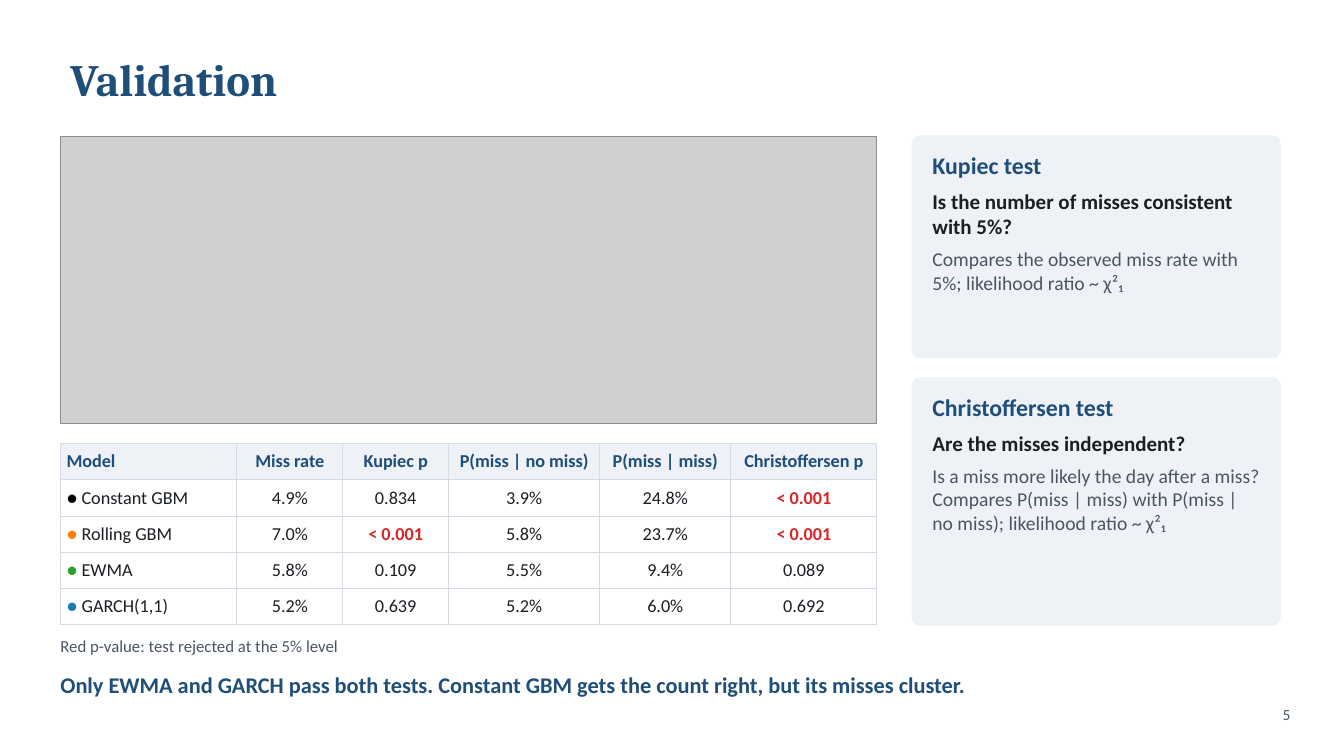
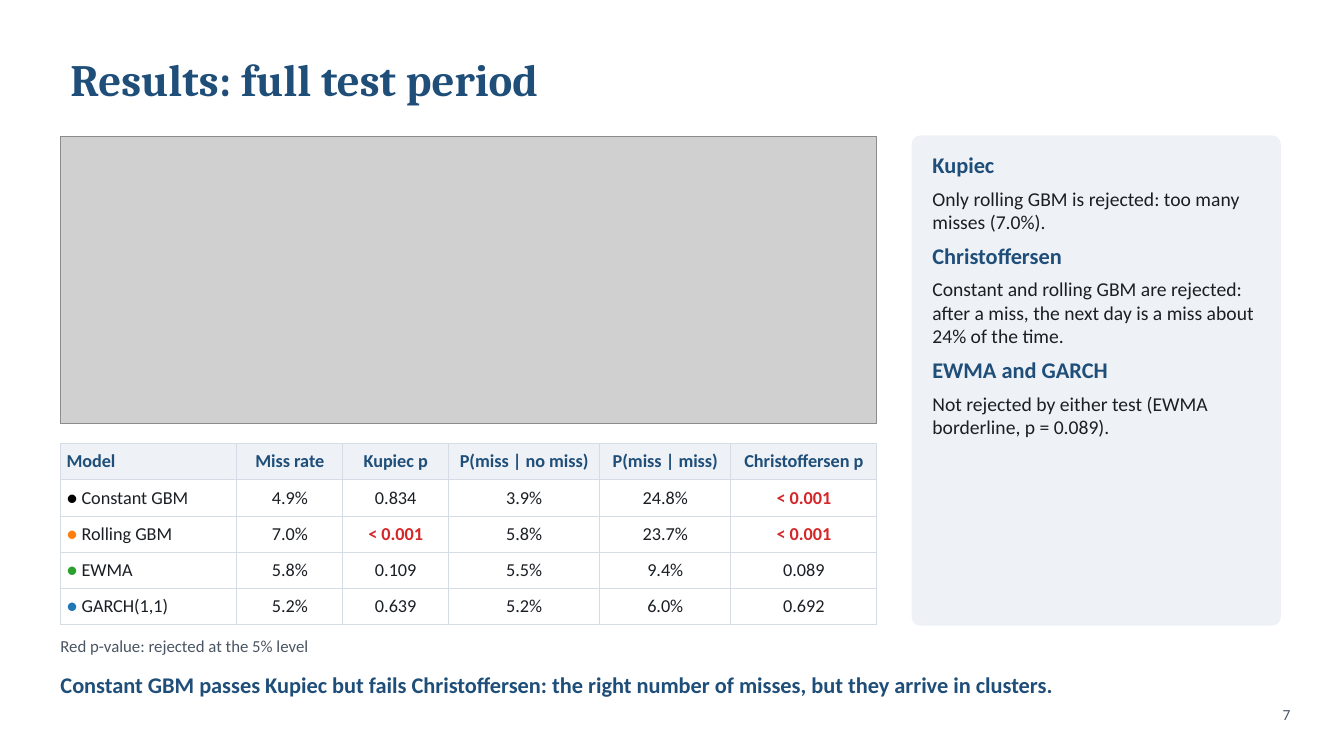
Before and after one commit to Harry140896/Volatility-band-width, a slide deck: slide 7 of docs/Volatility_Band_Width_slides.pptx (slide 5 before the commit). Drawn at 1344x756 pixels with LibreOffice and Linux fonts; fonts in the diff are those of the drawing; grey boxes stand for pictures. Boxes give left, top, right and bottom in pixels: in the first picture for what was removed or moved away, otherwise in the second. Text is boxed around its words. In the diff, an @@ line names an element or a change of style, - is before the commit and + after.

```diff
--- a/docs/Volatility_Band_Width_slides.pptx
+++ b/docs/Volatility_Band_Width_slides.pptx
@@ title at (x1=70, y1=64, x2=538, y2=106): text changed @@
-Validation
+Results: full test period
@@ rounded rectangle resized from (x1=912, y1=378, x2=1280, y2=625) to (x1=912, y1=136, x2=1280, y2=625) @@
@@ rounded rectangle at (x1=912, y1=136, x2=1280, y2=625): proportions changed @@
@@ rounded rectangle removed at (x1=912, y1=136, x2=1280, y2=358) @@
@@ text removed at (x1=932, y1=157, x2=1238, y2=294) @@
-Kupiec test
-Is the number of misses consistent with 5%?
-Compares the observed miss rate with 5%; likelihood ratio ~ χ²₁
@@ text added at (x1=932, y1=157, x2=1254, y2=437), 14 pt, text #1B1F24 @@
+Kupiec
+Only rolling GBM is rejected: too many misses (7.0%).
+Christoffersen
+Constant and rolling GBM are rejected: after a miss, the next day is a miss about 24% of the time.
+EWMA and GARCH
+Not rejected by either test (EWMA borderline, p = 0.089).
@@ text removed at (x1=932, y1=399, x2=1260, y2=534) @@
-Christoffersen test
-Are the misses independent?
-Is a miss more likely the day after a miss? Compares P(miss | miss) with P(miss | no miss); likelihood ratio ~ χ²₁
@@ text at (x1=60, y1=640, x2=308, y2=655): text changed @@
-Red p-value: test rejected at the 5% level
+Red p-value: rejected at the 5% level
@@ text at (x1=60, y1=677, x2=1053, y2=697): text changed @@
-Only EWMA and GARCH pass both tests. Constant GBM gets the count right, but its misses cluster.
+Constant GBM passes Kupiec but fails Christoffersen: the right number of misses, but they arrive in clusters.
@@ page number at (x1=1283, y1=710, x2=1291, y2=720): text changed @@
-5
+7
```
Also in this commit, not shown: 3 other slides changed, 5 slides added, 3 slides removed.
